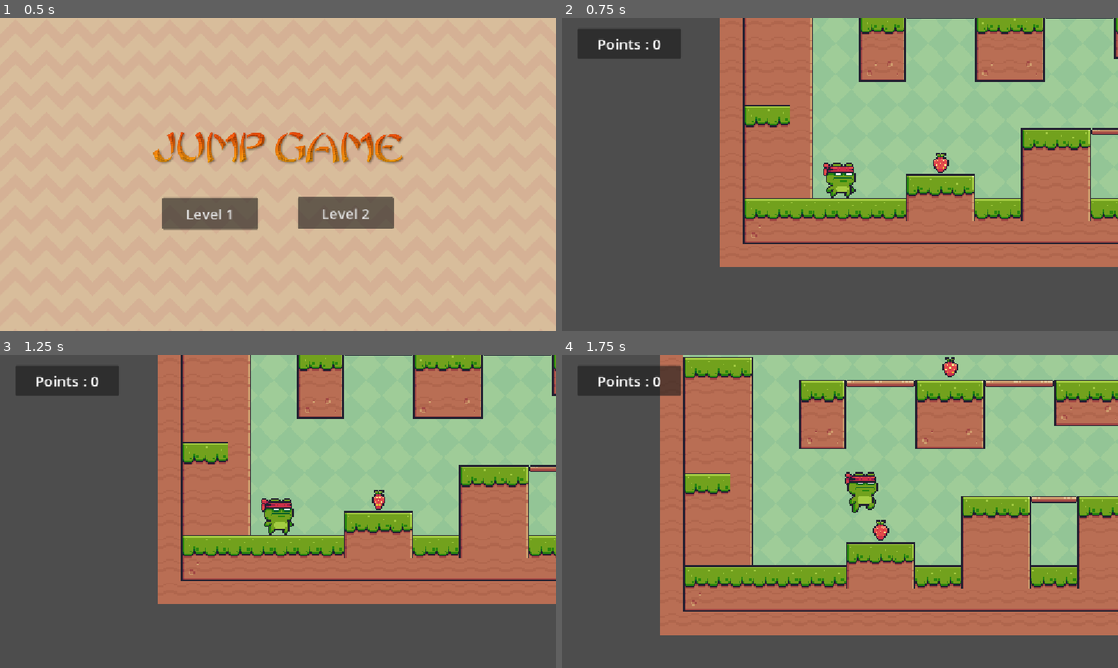
Above: before the commit, frames 1-4 (two rows, left to right).
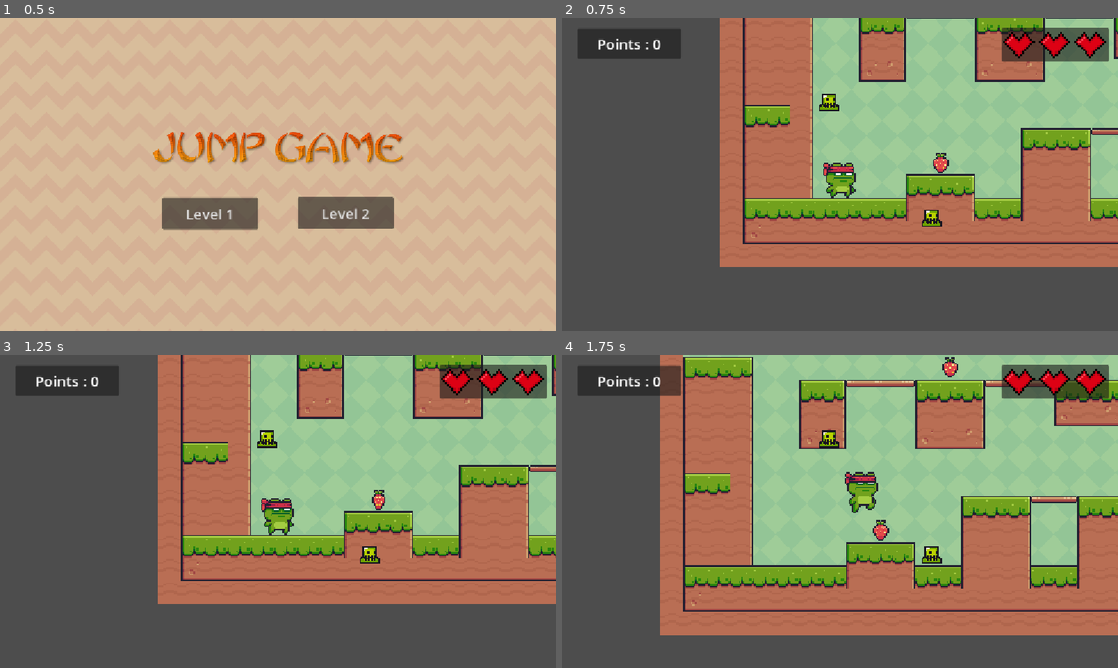
Above: after the commit, the same moments.

Repository: AbbYassine/My_Second
Game: Godot game, scene res://scenes/main_menu.tscn
Same seed, same stepped clock (60 frames per second), same inputs: the game is played once before the commit and once after it.
Inputs:
- Up to frame 1 (0.5 s): no input
- Up to frame 2 (0.75 s): click "Level 1" at 0.5 s
- Up to frame 3 (1.25 s): no input
- Up to frame 4 (1.75 s): hold D (move_right) from 1.28 s (still down); tap Space (jump) at 1.52 s

Frame 1 is identical in both runs. In frame 2, 2.4% of the frame differs, in the area x 46-99%, y 3-67%; in frame 3, 2.4%; in frame 4, 2.4%.

Commit message:
added heart andan  ennemy

Diff:
--- a/scenes/level1.tscn
+++ b/scenes/level1.tscn
@@ -9,6 +9,8 @@
 [ext_resource type="PackedScene" uid="uid://qaowblj2g3dh" path="res://scenes/kill_zone.tscn" id="7_gnai3"]
 [ext_resource type="PackedScene" uid="uid://c30n1oe87vte3" path="res://scenes/end_tropphy.tscn" id="8_i8kv5"]
 [ext_resource type="PackedScene" uid="uid://b2o1nnd6qqc7g" path="res://scenes/level2.tscn" id="9_conm7"]
+[ext_resource type="Texture2D" uid="uid://c3jw1560vq60r" path="res://assets/Other/Heart.png" id="10_d3jkd"]
+[ext_resource type="PackedScene" uid="uid://dur17wdst37vx" path="res://scenes/slime.tscn" id="11_u3awl"]
 
 [sub_resource type="TileSetAtlasSource" id="TileSetAtlasSource_sugp2"]
 texture = ExtResource("3_d3jkd")
@@ -387,3 +389,59 @@
 text = "Points : 0"
 horizontal_alignment = 1
 vertical_alignment = 1
+
+[node name="Hearts" type="Panel" parent="SceneObjects/UI" unique_id=718537784]
+anchors_preset = 1
+anchor_left = 1.0
+anchor_right = 1.0
+offset_left = -241.0
+offset_top = 21.0
+offset_right = -19.0
+offset_bottom = 90.0
+grow_horizontal = 0
+
+[node name="BoxContainer" type="BoxContainer" parent="SceneObjects/UI/Hearts" unique_id=2050875461]
+layout_mode = 1
+anchors_preset = 8
+anchor_left = 0.5
+anchor_top = 0.5
+anchor_right = 0.5
+anchor_bottom = 0.5
+offset_left = -113.5
+offset_top = -35.0
+offset_right = 113.5
+offset_bottom = 35.0
+grow_horizontal = 2
+grow_vertical = 2
+
+[node name="Heart" type="TextureRect" parent="SceneObjects/UI/Hearts/BoxContainer" unique_id=885418851]
+texture_filter = 1
+layout_mode = 2
+size_flags_horizontal = 4
+texture = ExtResource("10_d3jkd")
+expand_mode = 2
+
+[node name="Heart2" type="TextureRect" parent="SceneObjects/UI/Hearts/BoxContainer" unique_id=2100024647]
+texture_filter = 1
+layout_mode = 2
+size_flags_horizontal = 4
+texture = ExtResource("10_d3jkd")
+expand_mode = 2
+
+[node name="Heart3" type="TextureRect" parent="SceneObjects/UI/Hearts/BoxContainer" unique_id=1044112677]
+texture_filter = 1
+layout_mode = 2
+size_flags_horizontal = 4
+texture = ExtResource("10_d3jkd")
+expand_mode = 2
+
+[node name="Slimes" type="Node" parent="SceneObjects/UI/Hearts" unique_id=577688205]
+
+[node name="Slime" parent="SceneObjects/UI/Hearts/Slimes" unique_id=929235427 instance=ExtResource("11_u3awl")]
+position = Vector2(766, 380)
+
+[node name="Slime2" parent="SceneObjects/UI/Hearts/Slimes" unique_id=1528648391 instance=ExtResource("11_u3awl")]
+position = Vector2(553, 140)
+
+[node name="Slime3" parent="SceneObjects/UI/Hearts/Slimes" unique_id=407907056 instance=ExtResource("11_u3awl")]
+position = Vector2(1793, 91)
--- /dev/null
+++ b/scenes/slime.tscn
@@ -0,0 +1,54 @@
+[gd_scene format=3 uid="uid://dur17wdst37vx"]
+
+[ext_resource type="Texture2D" uid="uid://cpt6huwi0vs76" path="res://assets/Other/slime_green.png" id="1_371uh"]
+
+[sub_resource type="AtlasTexture" id="AtlasTexture_p2gj0"]
+atlas = ExtResource("1_371uh")
+region = Rect2(0, 24, 24, 24)
+
+[sub_resource type="AtlasTexture" id="AtlasTexture_n6pvg"]
+atlas = ExtResource("1_371uh")
+region = Rect2(24, 24, 24, 24)
+
+[sub_resource type="AtlasTexture" id="AtlasTexture_pjw23"]
+atlas = ExtResource("1_371uh")
+region = Rect2(48, 24, 24, 24)
+
+[sub_resource type="AtlasTexture" id="AtlasTexture_2npkn"]
+atlas = ExtResource("1_371uh")
+region = Rect2(72, 24, 24, 24)
+
+[sub_resource type="SpriteFrames" id="SpriteFrames_fd6lc"]
+animations = [{
+"frames": [{
+"duration": 1.0,
+"texture": SubResource("AtlasTexture_p2gj0")
+}, {
+"duration": 1.0,
+"texture": SubResource("AtlasTexture_n6pvg")
+}, {
+"duration": 1.0,
+"texture": SubResource("AtlasTexture_pjw23")
+}, {
+"duration": 1.0,
+"texture": SubResource("AtlasTexture_2npkn")
+}],
+"loop": true,
+"name": &"default",
+"speed": 5.0
+}]
+
+[sub_resource type="RectangleShape2D" id="RectangleShape2D_gstla"]
+size = Vector2(23, 33)
+
+[node name="Slime" type="RigidBody2D" unique_id=929235427]
+scale = Vector2(1.5, 1.5)
+
+[node name="AnimatedSprite2D" type="AnimatedSprite2D" parent="." unique_id=500973075]
+texture_filter = 1
+scale = Vector2(3, 3)
+sprite_frames = SubResource("SpriteFrames_fd6lc")
+
+[node name="CollisionShape2D" type="CollisionShape2D" parent="." unique_id=1932104994]
+position = Vector2(-0.5, 19.5)
+shape = SubResource("RectangleShape2D_gstla")
Binary file added: assets/Other/Heart.aseprite
Binary file added: assets/Other/Heart.png
Not shown, added: assets/Other/Heart.png.import
Binary file added: assets/Other/slime_green.png
Not shown, added: assets/Other/slime_green.png.import
Binary file added: assets/Other/slime_purple.png
Not shown, added: assets/Other/slime_purple.png.import
